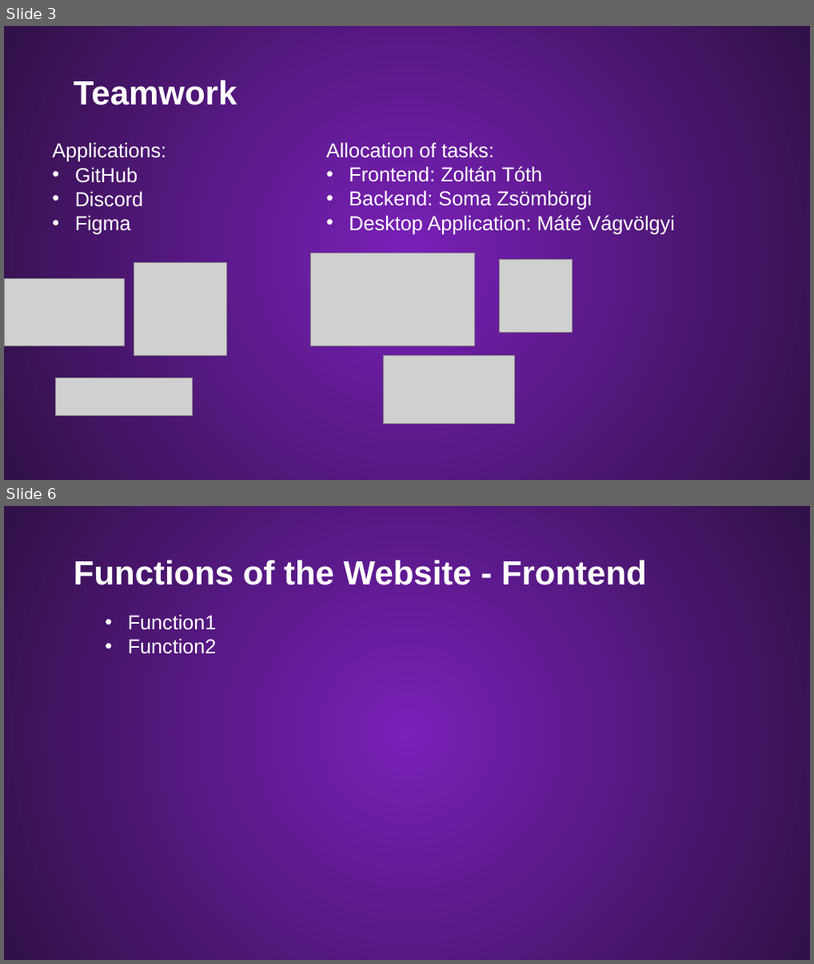
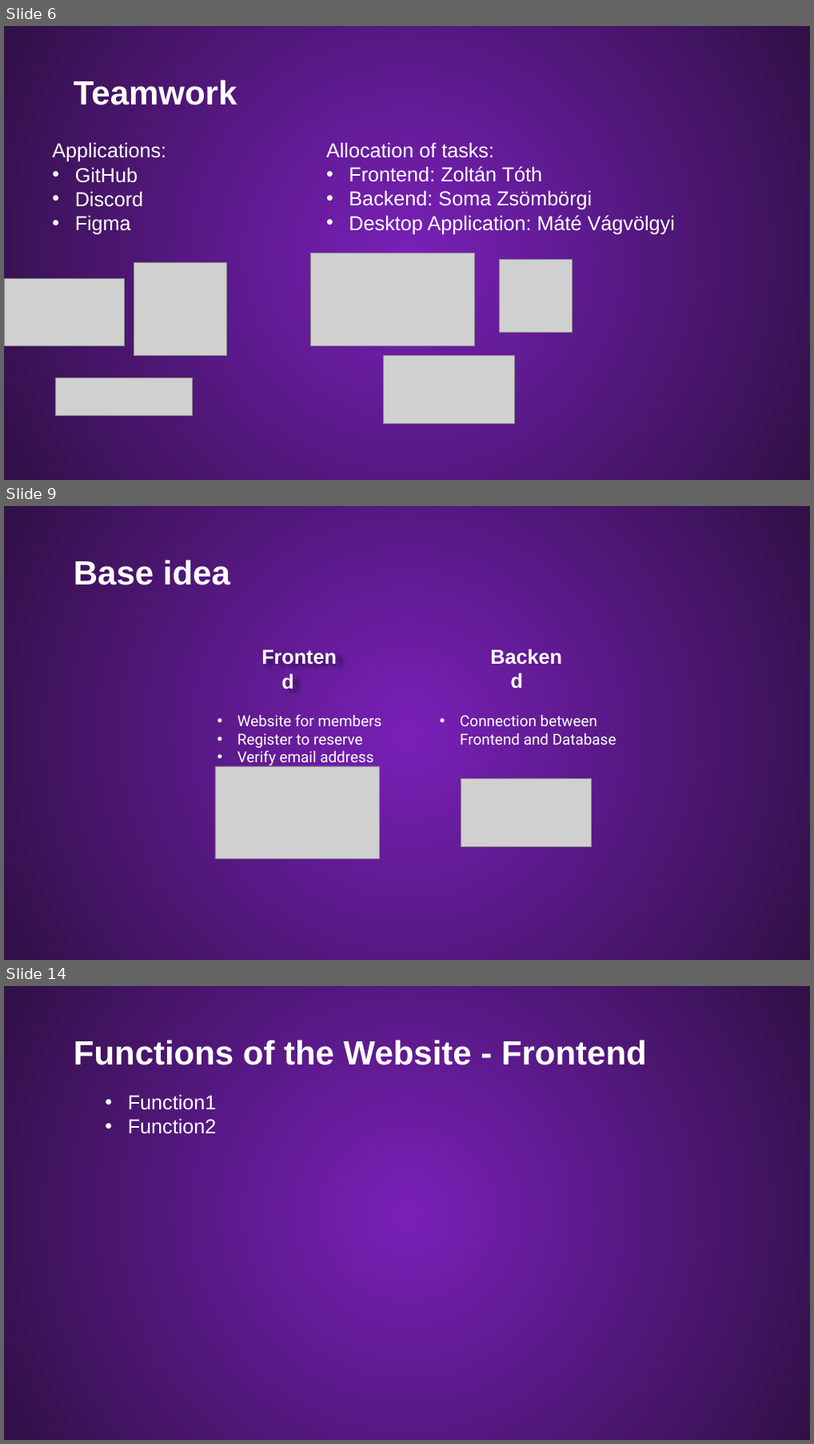
Before and after one commit to Palacsinta002/LMS, a slide deck: Presentation/LMS Presentation.pptx. Shown one above the other, each under a label of ours: slides 3 and 6 before the commit, slides 6, 9 and 14 after it; the slides between them are not shown. The pictures are 814x964 and 814x1444 pixels, drawn with LibreOffice and Linux fonts; fonts in the diff are those of the drawing; grey boxes stand for pictures; background and template pictures are left out. Boxes give left, top, right and bottom in pixels: in the first picture for what was removed or moved away, otherwise in the second. Text is boxed around its words. In the diff, an @@ line names an element or a change of style, - is before the commit and + after.

```diff
--- a/Presentation/LMS Presentation.pptx
+++ b/Presentation/LMS Presentation.pptx
@@ slide 9 added at <box>4,506,810,960</box>, background #54167F; not listed: 1 template element that a slide beside it also shows @@
@@ text added at <box>74,560,230,585</box>, 40 pt, text #FFFFFF, bold @@
+Base idea
@@ subtitle added at <box>474,663,578,698</box>, 24 pt, text #FFFFFF, bold @@
+Backend
@@ subtitle added at <box>238,714,382,767</box>, 18 pt, text #FFFFFF @@
+• Website for members
+• Register to reserve
+• Verify email address
@@ subtitle added at <box>460,715,617,744</box>, 18 pt, text #FFFFFF @@
+• Connection between Frontend and Database
@@ subtitle added at <box>460,733,520,744</box>, 24 pt, text #FFFFFF, bold @@
+Frontend
@@ picture added at <box>215,766,380,859</box> @@
@@ picture added at <box>461,778,591,847</box> @@
@@ what was slide 3 is now slide 6 @@
@@ what was slide 6 is now slide 14 @@
```
Also in this commit, not shown: 2 slides changed, 8 other slides added, 1 slide removed, 1 other file.
